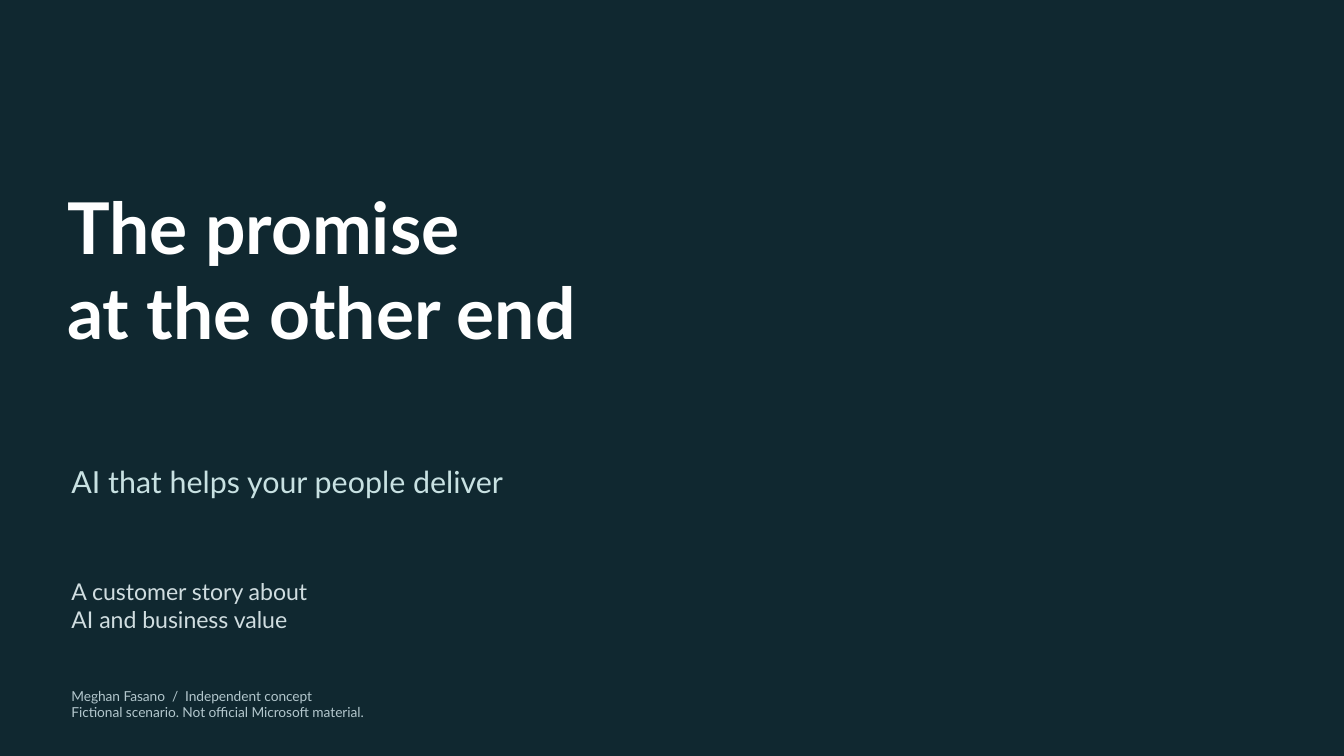
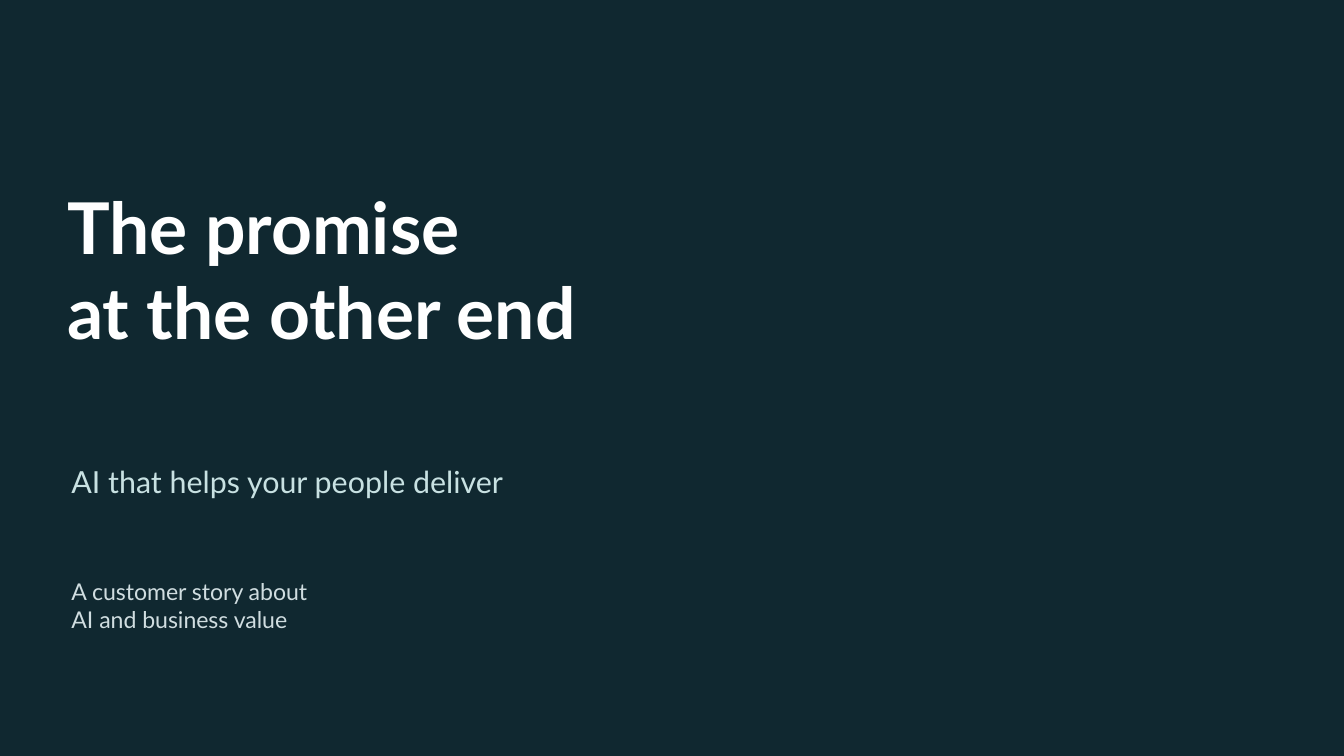
Before and after one commit to meobrien22/Meghan_Microsoft_Frontier_Portfolio, a slide deck: slide 1 of decks/frontier-customer/The-Promise-at-the-Other-End.pptx. Drawn at 1344x756 pixels with LibreOffice and Linux fonts; fonts in the diff are those of the drawing; background and template pictures are left out. Boxes give left, top, right and bottom in pixels: in the first picture for what was removed or moved away, otherwise in the second. Text is boxed around its words. In the diff, an @@ line names an element or a change of style, - is before the commit and + after.

```diff
--- a/decks/frontier-customer/The-Promise-at-the-Other-End.pptx
+++ b/decks/frontier-customer/The-Promise-at-the-Other-End.pptx
@@ text removed at [71,691,363,717] @@
-Meghan Fasano / Independent concept
-Fictional scenario. Not official Microsoft material.
```
Also in this commit, not shown: 12 other slides changed, 1 slide removed, 27 other files.
